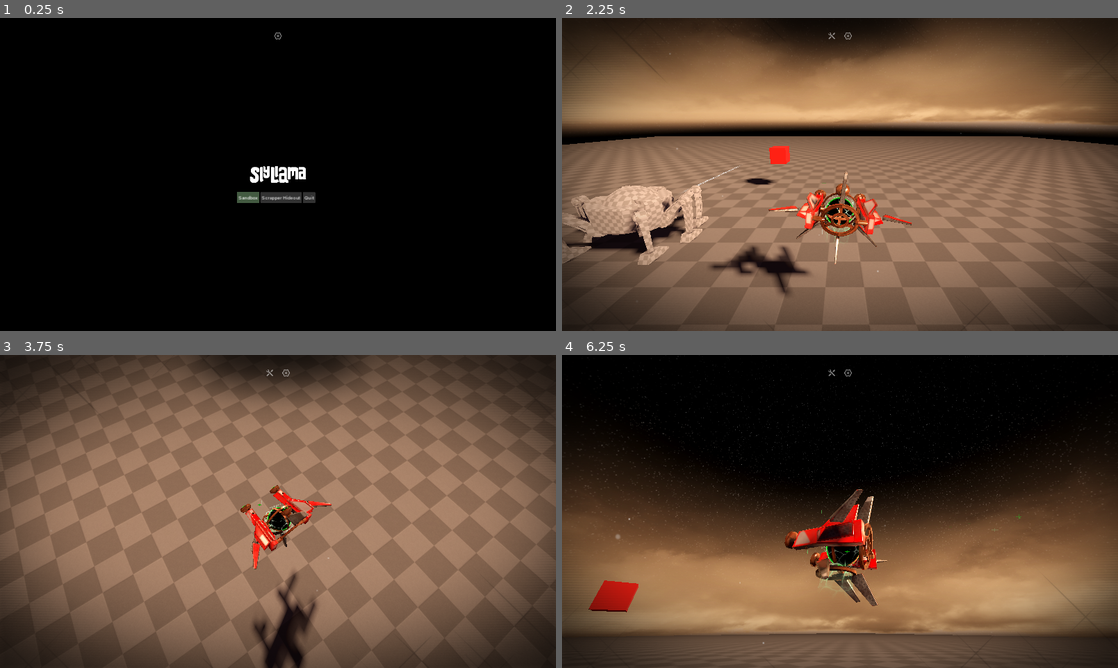
Above: before the commit, frames 1-4 (two rows, left to right).
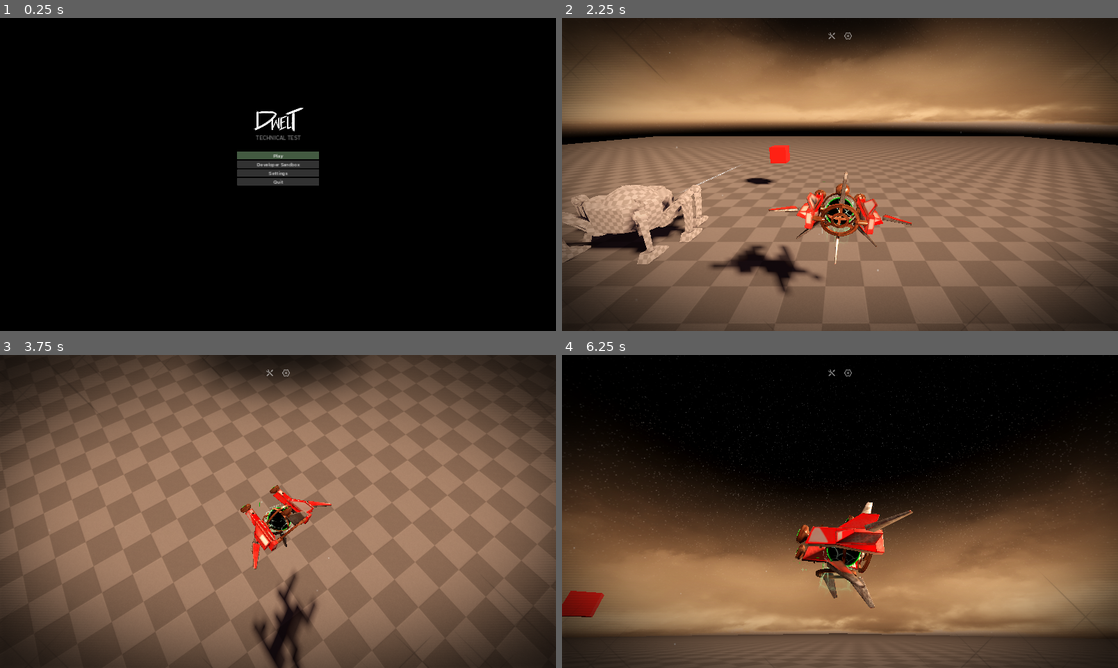
Above: after the commit, the same moments.

Repository: slyllama/dwelt-learn
Game: Godot game, scene res://lib/loading/loading.tscn
Two runs of this game, one before a commit and one after it. Both use one fixed random seed, a clock stepped at 60 frames per second and the inputs below.
Inputs (mouse positions are in pixels of both pictures, inside the frame that each line leads up to):
- Up to frame 1 (0.25 s): no input
- Up to frame 2 (2.25 s): click "Sandbox" (after the commit: "Developer Sandbox") at 0.5 s; click (845, 36) at 1.25 s; tap Enter at 2 s; move the mouse to (962, 158) at 2.02 s; hold D (strafe_right) from 2.03 s (still down); tap Q (glide, bound only before the commit) at 2.1 s; click (962, 158) at 2.17 s
- Up to frame 3 (3.75 s): release D (strafe_right) at 2.75 s; drag from (166, 527) to (250, 574) at 2.77 s; move the mouse to (333, 442) at 3.52 s; hold D (strafe_right) from 3.53 s (still down); tap Q (glide, bound only before the commit) at 3.6 s; click (333, 442) at 3.67 s
- Up to frame 4 (6.25 s): release D (strafe_right) at 4.25 s; drag from (812, 574) to (673, 464) at 4.27 s; move the mouse to (1006, 558) at 5.02 s; hold A (strafe_left) 5.03-5.75 s; hold Right mouse button (right_click) 5.03-5.75 s; click (1006, 558) at 5.17 s; tap Q (glide, bound only before the commit) at 5.3 s; tap F3 (test_key, bound only before the commit) at 5.65 s; drag from (673, 464) to (756, 433) at 5.77 s

The runs differ from the first frame. In frame 1, 2.2% of the frame differs, in the area x 42-58%, y 4-60%; in frame 2, 1.1%; in frame 3, 0.4%; in frame 4, 4.2%, in the area x 0-83%, y 42-93%.

Commit message:
Tidying up of loader, HUD, and audio actions

Diff:
--- a/lib/loading/loading.gd
+++ b/lib/loading/loading.gd
@@ -25,7 +25,6 @@
 	$LoadBlack/ProgressBar.visible = true
 	$GlowIcon.visible = true
 	$LoadPanel.visible = false
-	$TopMenu.visible = false
 	var path = _make_path(map_name)
 	print("Loading '" + path + "'.")
 	target_path = path
@@ -46,8 +45,8 @@
 
 	$LoadBlack/ProgressBar.visible = false
 	$GlowIcon.visible = false
-
-	$LoadPanel/VBox.get_child(0).grab_focus()
+	# Give play button focus
+	$LoadPanel/VBox/ScrapperButton.grab_focus()
 
 func _process(_delta):
 	if target_path == null or target_path == "": return
@@ -65,8 +64,9 @@
 	if map_name == "quit":
 		get_tree().quit()
 		return
+	elif map_name == "settings":
+		$Settings.open()
+		return
 	load_map(map_name)
 
 func _hover(): Global.button_hover.emit()
-
-func _on_settings_button_pressed(): $Settings.open()
--- a/lib/loading/loading.tscn
+++ b/lib/loading/loading.tscn
@@ -1,12 +1,10 @@
-[gd_scene load_steps=12 format=3 uid="uid://c4cboiwskjvvh"]
+[gd_scene load_steps=11 format=3 uid="uid://c4cboiwskjvvh"]
 
 [ext_resource type="Script" path="res://lib/loading/loading.gd" id="1_dy6oh"]
-[ext_resource type="Texture2D" uid="uid://e7nlf6qmftkd" path="res://generic/tex/splash.png" id="2_7s2de"]
 [ext_resource type="PackedScene" uid="uid://bx5xwgdebscc6" path="res://lib/ui/settings/settings.tscn" id="2_k2j3d"]
 [ext_resource type="Theme" uid="uid://dfe36tnn0c1ud" path="res://generic/debug_theme.tres" id="2_rl4eh"]
 [ext_resource type="Texture2D" uid="uid://c1ens2tjsu5wf" path="res://lib/loading/loading_icon.png" id="4_o48hx"]
-[ext_resource type="Texture2D" uid="uid://be4uc5abqc2xp" path="res://lib/ui/tex/icon_settings.png" id="11_34oh0"]
-[ext_resource type="Texture2D" uid="uid://bwi1wt5g52tle" path="res://lib/ui/tex/icon_settings_hover.png" id="12_strr3"]
+[ext_resource type="Texture2D" uid="uid://d2nv8xnwo132g" path="res://generic/tex/placeholder_logo.png" id="5_s6nor"]
 [ext_resource type="PackedScene" uid="uid://d24gofb7bfo8k" path="res://lib/ui/hover_sound.tscn" id="14_w5m2m"]
 
 [sub_resource type="Animation" id="Animation_xdgig"]
@@ -34,19 +32,21 @@
 [sub_resource type="StyleBoxFlat" id="StyleBoxFlat_a36sv"]
 bg_color = Color(0, 0, 0, 0)
 
+[sub_resource type="StyleBoxEmpty" id="StyleBoxEmpty_ujdx1"]
+
 [node name="Loading" type="CanvasLayer"]
 script = ExtResource("1_dy6oh")
 
 [node name="Settings" parent="." instance=ExtResource("2_k2j3d")]
 visible = false
 
-[node name="LoadBlack" type="TextureRect" parent="."]
+[node name="LoadBlack" type="ColorRect" parent="."]
 anchors_preset = 15
 anchor_right = 1.0
 anchor_bottom = 1.0
 grow_horizontal = 2
 grow_vertical = 2
-texture = ExtResource("2_7s2de")
+color = Color(0, 0, 0, 1)
 
 [node name="ProgressBar" type="ProgressBar" parent="LoadBlack"]
 layout_mode = 1
@@ -105,14 +105,18 @@
 autoplay = "glow"
 
 [node name="LoadPanel" type="Panel" parent="."]
-anchors_preset = 10
-anchor_right = 1.0
-offset_top = 591.0
-offset_bottom = 648.0
+anchors_preset = 8
+anchor_left = 0.5
+anchor_top = 0.5
+anchor_right = 0.5
+anchor_bottom = 0.5
+offset_top = -140.0
+offset_bottom = -83.0
 grow_horizontal = 2
+grow_vertical = 2
 theme_override_styles/panel = SubResource("StyleBoxFlat_a36sv")
 
-[node name="VBox" type="HBoxContainer" parent="LoadPanel"]
+[node name="VBox" type="VBoxContainer" parent="LoadPanel"]
 layout_mode = 1
 anchors_preset = 8
 anchor_left = 0.5
@@ -120,52 +124,61 @@
 anchor_right = 0.5
 anchor_bottom = 0.5
 offset_left = -141.0
-offset_top = -18.5
+offset_top = -26.5
 offset_right = 142.0
-offset_bottom = 18.5
+offset_bottom = 53.5
 grow_horizontal = 2
 grow_vertical = 2
+
+[node name="Logo" type="TextureRect" parent="LoadPanel/VBox"]
+custom_minimum_size = Vector2(0, 90)
+layout_mode = 2
+texture = ExtResource("5_s6nor")
+expand_mode = 1
+stretch_mode = 5
+
+[node name="DweltTitle" type="RichTextLabel" parent="LoadPanel/VBox"]
+modulate = Color(1, 1, 1, 0.470588)
+layout_mode = 2
+mouse_filter = 2
+theme = ExtResource("2_rl4eh")
+theme_override_font_sizes/normal_font_size = 18
+bbcode_enabled = true
+text = "[center]TECHNICAL TEST[/center]"
+fit_content = true
+
+[node name="Panel" type="Panel" parent="LoadPanel/VBox"]
+custom_minimum_size = Vector2(0, 25)
+layout_mode = 2
+theme_override_styles/panel = SubResource("StyleBoxEmpty_ujdx1")
+
+[node name="ScrapperButton" type="Button" parent="LoadPanel/VBox"]
+layout_mode = 2
+theme = ExtResource("2_rl4eh")
+text = "Play"
 
 [node name="SandboxButton" type="Button" parent="LoadPanel/VBox"]
 layout_mode = 2
 theme = ExtResource("2_rl4eh")
-text = "Sandbox"
+text = "Developer Sandbox"
 
-[node name="ScrapperButton" type="Button" parent="LoadPanel/VBox"]
+[node name="Settings" type="Button" parent="LoadPanel/VBox"]
 layout_mode = 2
 theme = ExtResource("2_rl4eh")
-text = "Scrapper Hideout"
+text = "Settings"
 
 [node name="Quit" type="Button" parent="LoadPanel/VBox"]
 layout_mode = 2
 theme = ExtResource("2_rl4eh")
 text = "Quit"
 
-[node name="TopMenu" type="HBoxContainer" parent="."]
-anchors_preset = 5
-anchor_left = 0.5
-anchor_right = 0.5
-offset_left = -16.0
-offset_top = 46.0
-offset_right = 16.0
-offset_bottom = 78.0
-grow_horizontal = 2
-size_flags_horizontal = 4
-size_flags_vertical = 4
-
-[node name="SettingsButton" type="TextureButton" parent="TopMenu"]
-layout_mode = 2
-focus_mode = 0
-texture_normal = ExtResource("11_34oh0")
-texture_hover = ExtResource("12_strr3")
-
 [node name="UIHover" parent="." instance=ExtResource("14_w5m2m")]
 
+[connection signal="mouse_entered" from="LoadPanel/VBox/ScrapperButton" to="." method="_hover"]
+[connection signal="pressed" from="LoadPanel/VBox/ScrapperButton" to="." method="_map_button_pressed" binds= ["lattice"]]
 [connection signal="mouse_entered" from="LoadPanel/VBox/SandboxButton" to="." method="_hover"]
 [connection signal="pressed" from="LoadPanel/VBox/SandboxButton" to="." method="_map_button_pressed" binds= ["sandbox"]]
-[connection signal="mouse_entered" from="LoadPanel/VBox/ScrapperButton" to="." method="_hover"]
-[connection signal="pressed" from="LoadPanel/VBox/ScrapperButton" to="." method="_map_button_pressed" binds= ["lattice"]]
+[connection signal="mouse_entered" from="LoadPanel/VBox/Settings" to="." method="_hover"]
+[connection signal="pressed" from="LoadPanel/VBox/Settings" to="." method="_map_button_pressed" binds= ["settings"]]
 [connection signal="mouse_entered" from="LoadPanel/VBox/Quit" to="." method="_hover"]
 [connection signal="pressed" from="LoadPanel/VBox/Quit" to="." method="_map_button_pressed" binds= ["quit"]]
-[connection signal="mouse_entered" from="TopMenu/SettingsButton" to="." method="_hover"]
-[connection signal="pressed" from="TopMenu/SettingsButton" to="." method="_on_settings_button_pressed"]
--- a/lib/player/player.gd
+++ b/lib/player/player.gd
@@ -123,12 +123,6 @@
 		$SoundHandler.stop_moving()
 		$Lemonade/AnimationPlayer.play_backwards("Fly")
 
-	if Input.is_action_just_pressed("glide"):
-		glide = true
-	if Input.is_action_just_released("glide"):
-		glide = false
-		glide_val = 0.0
-
 func _physics_process(_delta):
 	forward = 0
 	side = 0
--- a/lib/ui/hud/hud.tscn
+++ b/lib/ui/hud/hud.tscn
@@ -12,7 +12,6 @@
 [ext_resource type="Texture2D" uid="uid://8kcdl0ahju3s" path="res://lib/ui/tex/interact_overlay.png" id="6_n4mbk"]
 [ext_resource type="Texture2D" uid="uid://b3aaiytpklgal" path="res://lib/ui/tex/vignette.png" id="7_wv8wl"]
 [ext_resource type="Texture2D" uid="uid://bi3k2uagvaf4g" path="res://lib/ui/tex/top_menu_darken.png" id="9_0p1yl"]
-[ext_resource type="Texture2D" uid="uid://e7nlf6qmftkd" path="res://generic/tex/splash.png" id="14_dbdm6"]
 [ext_resource type="PackedScene" uid="uid://bt5sosdm3tncx" path="res://lib/ui/hud/hud_buttons.tscn" id="15_6wbiv"]
 [ext_resource type="PackedScene" uid="uid://bx5xwgdebscc6" path="res://lib/ui/settings/settings.tscn" id="19_c42st"]
 [ext_resource type="PackedScene" uid="uid://d24gofb7bfo8k" path="res://lib/ui/hover_sound.tscn" id="19_uwm57"]
@@ -137,14 +136,14 @@
 [node name="LoadOverride" type="CanvasLayer" parent="."]
 layer = 6
 
-[node name="LoadBlack" type="TextureRect" parent="LoadOverride"]
+[node name="LoadBlack" type="ColorRect" parent="LoadOverride"]
 visible = false
 anchors_preset = 15
 anchor_right = 1.0
 anchor_bottom = 1.0
 grow_horizontal = 2
 grow_vertical = 2
-texture = ExtResource("14_dbdm6")
+color = Color(0, 0, 0, 1)
 
 [node name="ProgressBar" type="ProgressBar" parent="LoadOverride/LoadBlack"]
 layout_mode = 1
--- a/lib/utilities.gd
+++ b/lib/utilities.gd
@@ -1,4 +1,19 @@
 extends Node
+
+### ENGINE SCRIPTS
+
+# Set the master volume on a scale from 0.0 (muted) to 1.0 (1dB)
+func set_master_vol(vol):
+	AudioServer.set_bus_volume_db(0, linear_to_db(vol))
+
+# Return an array of all children in the specified node
+func get_all_children(in_node, arr := []):
+	arr.push_back(in_node)
+	for child in in_node.get_children():
+		arr = get_all_children(child,arr)
+	return(arr)
+
+### CONSTRUCTION SCRIPTS
 
 # Get the shortest angle between "from", and "to", even if one or both exceeds 360deg
 func short_angle_dist(from, to):
@@ -14,7 +29,7 @@
 func cntr(get_text: String):
 	return("[center]" + get_text + "[/center]")
 
-# SETTINGS LOADING AND SAVING
+### SETTINGS LOADING AND SAVING
 
 signal settings_loaded
 
--- a/lib/world_loader/world_loader.gd
+++ b/lib/world_loader/world_loader.gd
@@ -3,66 +3,34 @@
 # All lights in here will be excluded from spotlight shadows. Remember to add
 # to this before calling super().
 var exclude_from_shadow = []
-
-func get_all_children(in_node, arr := []):
-	arr.push_back(in_node)
-	for child in in_node.get_children():
-		arr = get_all_children(child,arr)
-	return(arr)
+var first_settings_run = false
 
 # This script loads settings, music, and other things into the world.
-# It should be extended after creating a new scene. NOTE: 'initialise()' MUST
-# called in order for everything to be loaded properly.
+# It should be extended after creating a new scene. NOTE: 'super()' MUST
+# called from the inheriting script in order for everything to be loaded
+# properly.
 
 func _setting_changed(get_setting_id):
 	match get_setting_id:
 		"fov": %Player/CamPivot/CamArm/Camera.fov = Global.settings.fov
 		"camera_sens": %Player/CamPivot.camera_sensitivity = Global.settings.camera_sens
-		"volume": AudioServer.set_bus_volume_db(0, linear_to_db(Global.settings.volume))
+		"volume":
+			# Don't apply volume on first run, because we are fading it in below
+			if first_settings_run == false: first_settings_run = true
+			else: Utilities.set_master_vol(Global.settings.volume)
 		"spot_shadows":
-			for child in get_all_children(get_tree().root):
+			for child in Utilities.get_all_children(get_tree().root):
 				if child in exclude_from_shadow: return
 				if child is SpotLight3D or child is OmniLight3D:
 					child.shadow_enabled = Global.settings.spot_shadows
 		"vol_fog": $Sky.get_environment().volumetric_fog_enabled = Global.settings.vol_fog
 	Utilities.save_settings()
 
-func set_master_vol(vol):
-	AudioServer.set_bus_volume_db(0, vol)
-
-func _init():
-	RenderingServer.set_debug_generate_wireframes(true)
-
 func _ready():
 	Global.setting_changed.connect(_setting_changed)
-	for setting in Global.settings:
-		Global.setting_changed.emit(setting)
+	for setting in Global.settings: Global.setting_changed.emit(setting)
 
 	# Fade in all sound if the game wasn't already muted
-	set_master_vol(linear_to_db(Global.settings.volume / 2.0))
+	Utilities.set_master_vol(0.0)
 	var fade_bus_in = create_tween()
-	# Divide global volume by two to get lower volume, to avoid sound playing
-	# when the game was muted
-	fade_bus_in.tween_method(
-		set_master_vol,
-		linear_to_db(Global.settings.volume / 2.0),
-		linear_to_db(Global.settings.volume), 1.0
-	).set_trans(Tween.TRANS_EXPO)
-
-	# Only try to prime music if the nodes actually exist
-	if get_node_or_null("Ambience") != null and get_node_or_null("Music") != null:
-		$Ambience.volume_db = -20.0
-		var ambi_tween = create_tween()
-		ambi_tween.tween_property($Ambience, "volume_db", -3.0, 2.0).set_trans(Tween.TRANS_EXPO)
-		await get_tree().create_timer(4.0).timeout
-		$Music.play()
-	else:
-		print("Missing music nodes!")
-
-var debug_draw = false
-
-func _input(_event):
-	if Input.is_action_just_pressed("test_key"):
-		if debug_draw == false: get_viewport().debug_draw = Viewport.DEBUG_DRAW_WIREFRAME
-		else: get_viewport().debug_draw = Viewport.DEBUG_DRAW_DISABLED
-		debug_draw = !debug_draw
+	fade_bus_in.tween_method(Utilities.set_master_vol, 0.0, Global.settings.volume, 1.5)
--- a/maps/lattice/lattice.tscn
+++ b/maps/lattice/lattice.tscn
@@ -105,10 +105,8 @@
 volume_db = -3.0
 autoplay = true
 
-[node name="Music" type="AudioStreamPlayer" parent="."]
-volume_db = -5.0
-
 [node name="Floor" type="StaticBody3D" parent="."]
+transform = Transform3D(1, 0, 0, 0, 1, 0, 0, 0, 1, 0, 0.433279, 0)
 collision_layer = 3
 
 [node name="Collision" type="CollisionShape3D" parent="Floor"]
@@ -164,6 +162,6 @@
 transform = Transform3D(0.94857, 0.276447, -0.154245, -0.279795, 0.96006, 0, 0.148084, 0.043157, 0.988033, -5.3401, 7.27215, -21.1656)
 
 [node name="KryptisDialogue" parent="." instance=ExtResource("14_cieqj")]
-transform = Transform3D(1, 0, 0, 0, 1, 0, 0, 0, 1, 0, 0.6, -11.329)
+transform = Transform3D(1, 0, 0, 0, 1, 0, 0, 0, 1, 0, 0.34823, -11.329)
 TYPE = "test_dialogue"
 dialogue_data = Array[String](["Lorem ipsum dolor sit amet, consectetur adipiscing elit, sed do eiusmod tempor incididu …(624 unchanged characters)…
--- a/maps/sandbox/sandbox.gd
+++ b/maps/sandbox/sandbox.gd
@@ -6,10 +6,5 @@
 	super()
 	og_position = $Player.position
 
-func _input(_event):
-	if Input.is_action_just_pressed("test_key"):
-		# DEBUG: return to the platform
-		$Player.position = og_position
-
 func _on_laser_detector_activated():
 	Global.camera_shaken.emit()
--- a/project.godot
+++ b/project.godot
@@ -90,19 +90,9 @@
 "events": [Object(InputEventKey,"resource_local_to_scene":false,"resource_name":"","device":-1,"window_id":0,"alt_pressed":false,"shift_pressed":false,"ctrl_pressed":false,"meta_pressed":false,"pressed":false,"keycode":0,"physical_keycode":70,"key_label":0,"unicode":102,"echo":false,"script":null)
 ]
 }
-test_key={
-"deadzone": 0.5,
-"events": [Object(InputEventKey,"resource_local_to_scene":false,"resource_name":"","device":-1,"window_id":0,"alt_pressed":false,"shift_pressed":false,"ctrl_pressed":false,"meta_pressed":false,"pressed":false,"keycode":0,"physical_keycode":4194334,"key_label":0,"unicode":0,"echo":false,"script":null)
-]
-}
 click={
 "deadzone": 0.5,
 "events": [Object(InputEventMouseButton,"resource_local_to_scene":false,"resource_name":"","device":-1,"window_id":0,"a …(256 unchanged characters)…
-]
-}
-glide={
-"deadzone": 0.5,
-"events": [Object(InputEventKey,"resource_local_to_scene":false,"resource_name":"","device":-1,"window_id":0,"alt_pressed":false,"shift_pressed":false,"ctrl_pressed":false,"meta_pressed":false,"pressed":false,"keycode":0,"physical_keycode":81,"key_label":0,"unicode":113,"echo":false,"script":null)
 ]
 }
 
Not shown, changed: export_presets.cfg
Binary file added: generic/tex/placeholder_logo.png
Not shown, added: generic/tex/placeholder_logo.png.import
Not shown: 1 places in lib/ui/hud/hud.tscn that only renumber resources
